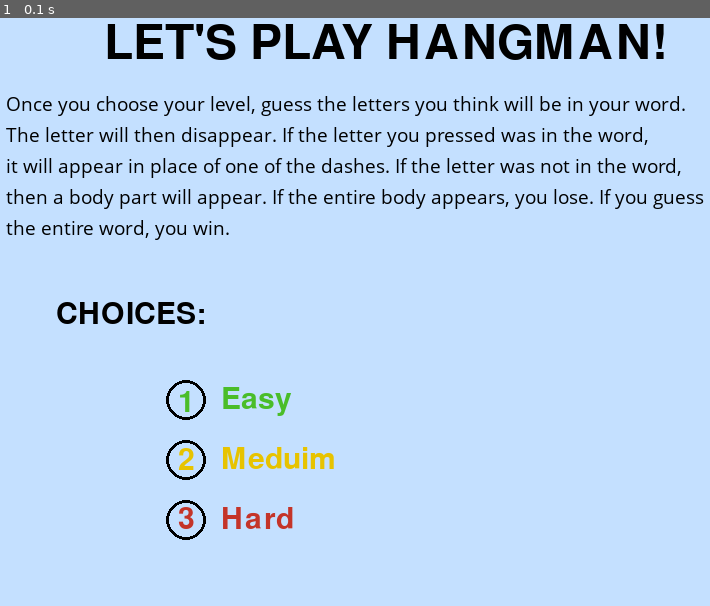
Above: before the commit, frame 1.
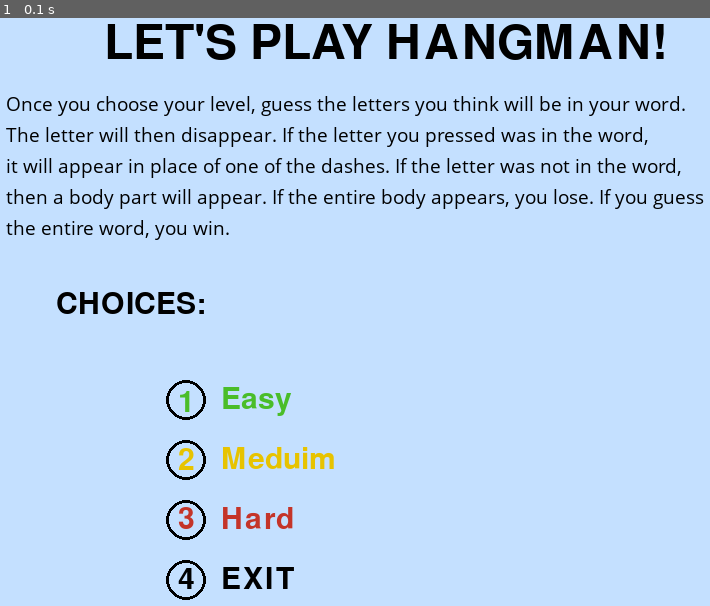
Above: after the commit, the same moment.

Repository: fradkins24/GameDesign
Game: pygame game, started from editingHangman.py
Two runs of this game, one before a commit and one after it. Both use one fixed random seed, a clock stepped at 60 frames per second and the inputs below.
Inputs:
- Up to frame 1 (0.1 s): no input

The runs differ from the first frame. In frame 1, 0.9% of the frame differs, in the area x 8-42%, y 46-99%.

Commit message:
12/1/2020 I added exit as a choice

Diff:
--- a/editingHangman.py
+++ b/editingHangman.py
@@ -77,12 +77,12 @@
     screen.blit(text5, (b, a+20+text.get_height()*4))
 
     choice = CHOICE_FONT.render("CHOICES:",1,BLACK)
-    screen.blit(choice,(b+50, a+80+text.get_height()*5))
+    screen.blit(choice,(b+50, a+70+text.get_height()*5))
     #3 circles
     pygame.draw.circle(screen, BLACK, (left, down), RADIUS, 3)
     pygame.draw.circle(screen, BLACK, (left, down+RADIUS*2+20), RADIUS, 3)
     pygame.draw.circle(screen, BLACK, (left, down+RADIUS*4+40), RADIUS, 3)
-
+    pygame.draw.circle(screen, BLACK, (left, down+RADIUS*6+60), RADIUS, 3)
     #choice 1
     one=MENU_FONT.render("1",1,GREEN)
     screen.blit(one,(left-8,down-12))
@@ -100,6 +100,12 @@
     screen.blit(three,(left-8,down+RADIUS*4+25))
     choice3=MENU_FONT.render("Hard",1,RED)
     screen.blit(choice3,(235,505))
+
+    #choice 4
+    four=MENU_FONT.render("4",1,BLACK)
+    screen.blit(four,(left-8,down+RADIUS*6+45))
+    choice4=MENU_FONT.render("EXIT",1,BLACK)
+    screen.blit(choice4,(235,565))
 
     pygame.display.update()
 
